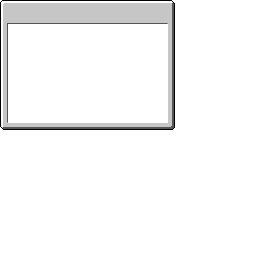
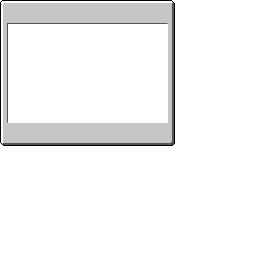
Layer changes from the first w=256, h=256 image to the second:
painted on "Background" over [0, 126, 175, 146]
